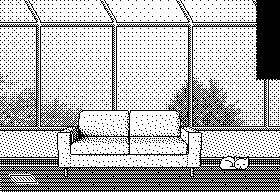
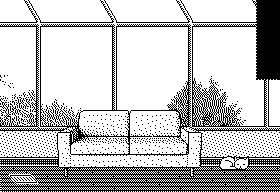
The second 280 x 192 image is a revision of the first. Changes to its layers:
painted on "background" over [0, 0, 279, 126]
